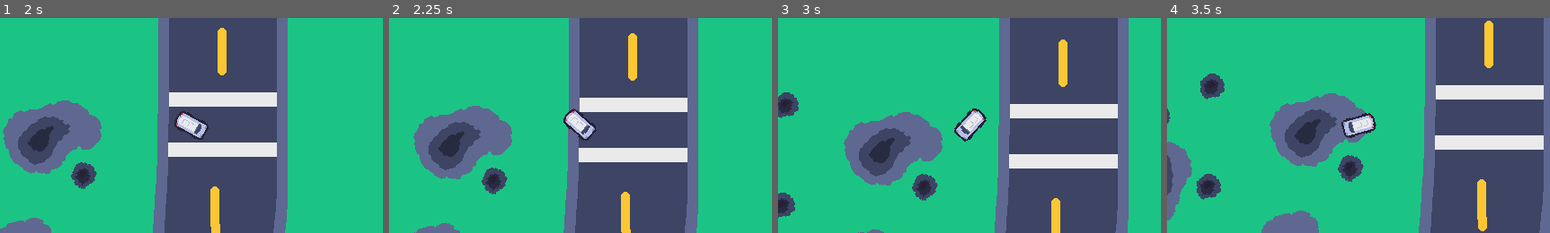
Above: before the commit, frames 1-4 (left to right).
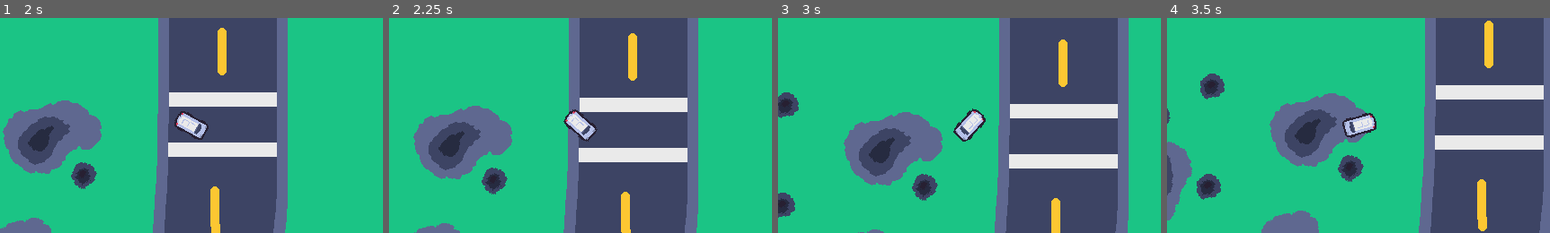
Above: after the commit, the same moments.

Repository: grace125/u-haul_u-surper
Game: Godot game, scene res://src/racetracks/testing_track.tscn
The game is run twice, just before and just after one commit, with the same random seed, the same clock (stepped at 60 frames per second) and the same inputs.
Inputs:
- Up to frame 1 (2 s): tap Enter at 0.5 s; hold Right (Right) 0.53-1.28 s; hold S (Backward) from 1.28 s (still down)
- Up to frame 2 (2.25 s): release S (Backward) at 2.03 s; hold Right (Right) from 2.03 s (still down)
- Up to frame 3 (3 s): release Right (Right) at 2.78 s; hold Up (Forward) from 2.78 s (still down)
- Up to frame 4 (3.5 s): keep holding Up (Forward)

Frame 1 is identical in both runs. In frame 2, 0.1% of the frame differs, in the area x 45-55%, y 42-58%; in frame 3, 0.1%; in frame 4, 0.2%, in the area x 45-55%, y 44-56%.

Commit message:
Send signal on turn

Diff:
--- a/src/car/car.gd
+++ b/src/car/car.gd
@@ -1,25 +1,45 @@
 class_name Car extends RigidBody2D
 
 @export var speed = 1.0
-@export var steering = 1.0
+@export var steer_speed = 1.0
+
+var last_steer_control = 0.0;
+
+signal shake(Vector2);
+
+# Emits on change of turning
+# control: -1 if left, 0 of nothing, and 1 if right
+# steer_speed: the steer speed modifier (the variable exported above)
+signal turning(control: int, steer_speed: float);
 
 func _ready():
 	$AnimatedSprite2D.play("default")
 
 func _physics_process(delta):
 	var input_direction: Vector2 = Input.get_vector("Left", "Right", "Forward", "Backward")
-	var torque = input_direction.x
-	var f = input_direction.y
+	var steer_control = input_direction.x
+	var forward_control = input_direction.y
 	var rotation_direction = Vector2(0.0, 1.0).rotated(rotation)
-	if torque != 0.0:
-		apply_torque(torque * 5000000.0 * steering)
 
-	if f != 0.0:
-		apply_central_force(speed * 800000 * rotation_direction * f)
+	if steer_control != 0.0:
+		apply_torque(steer_control * 5000000.0 * steer_speed);
+	if forward_control != 0.0:
+		apply_central_force(speed * 800000.0 * rotation_direction * forward_control)
 
-
+	if _normalize(steer_control) != last_steer_control:
+		last_steer_control = _normalize(steer_control)
+		emit_signal("turning", last_steer_control, steer_speed)
 
 
 func _process(delta):
+	var rotation_direction = Vector2(0.0, 1.0).rotated(rotation)
+	$AnimatedSprite2D.speed_scale = linear_velocity.dot(rotation_direction)
 
-	$AnimatedSprite2D.speed_scale = linear_velocity.length()
+
+func _normalize(x: float):
+	if x < 0.0:
+		return -1
+	elif x > 0.0:
+		return 1
+	else:
+		return 0
--- /dev/null
+++ b/src/car/car_debug.gd
@@ -0,0 +1,13 @@
+extends Node2D
+
+
+# Called when the node enters the scene tree for the first time.
+func _ready():
+	pass # Replace with function body.
+
+# Called every frame. 'delta' is the elapsed time since the previous frame.
+func _process(delta):
+	pass
+
+func _on_turning(control, steer_speed):
+	print("Turn change: " + str(control) + ", " + str(steer_speed))
--- /dev/null
+++ b/src/car/car_debug.tscn
@@ -0,0 +1,11 @@
+[gd_scene load_steps=3 format=3 uid="uid://blc03x4fo61wi"]
+
+[ext_resource type="Script" path="res://src/car/car_debug.gd" id="1_0k20c"]
+[ext_resource type="PackedScene" uid="uid://cysr2jfgo5j8w" path="res://src/car/car.tscn" id="2_uv1ic"]
+
+[node name="car_debug" type="Node2D"]
+script = ExtResource("1_0k20c")
+
+[node name="car" parent="." instance=ExtResource("2_uv1ic")]
+
+[connection signal="turning" from="car" to="." method="_on_turning"]
